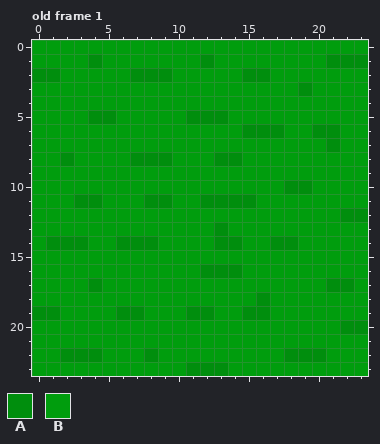
Two versions of one pixel-art file, graphics/grass2.ase. This is how it looked before the edit.
24x24 pixels, 9 frames. Shown: old frame 1.
Palette (. is transparent): A #008e0d  B #009d0d
Pixels before, old frame 1, first column x 0:
 0 BBBBBBBBBBBBBBBBBBBBBBBB
 1 BBBBABBBBBBBABBBBBBBBAAA
 2 AABBBBBAAABBBBBAABBBBBBB
 3 BBBBBBBBBBBBBBBBBBBABBBB
 4 BBBBBBBBBBBBBBBBBBBBBBBB
 5 BBBBAABBBBBAAABBBBBBBBBB
 6 BBBBBBBBBBBBBBBAAABBAABB
 7 BBBBBBBBBBBBBBBBBBBBBABB
 8 BBABBBBAAABBBAABBBBBBBBB
 9 BBBBBBBBBBBBBBBBBBBBBBBB
10 BBBBBBBBBBBBBBBBBBAABBBB
11 BBBAABBBAABBAAAABBBBBBBB
12 BBBBBBBBBBBBBBBBBBBBBBAA
13 BBBBBBBBBBBBBABBBBBBBBBB
14 BAAABBAAABBBBAABBAABBBBB
15 BBBBBBBBBBBBBBBBBBBBBBBB
16 BBBBBBBBBBBBAAABBBBBBBBB
17 BBBBABBBBBBBBBBBBBBBBAAB
18 BBBBBBBBBBBBBBBBABBBBBBB
19 AABBBBAABBBAABBAABBBBBBB
20 BBBBBBBBBBBBBBBBBBBBBBAA
21 BBBBBBBBBBBBBBBBBBBBBBBB
22 BBAAABBBABBBBBBBBBAAABBB
23 BBBBBBBBBBBAAABBBBBBBBBB
The result:
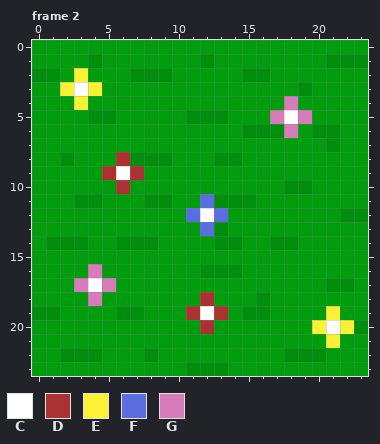
Colours new in this view: C #ffffff  D #ac3232  E #fbf236  F #5b6ee1  G #d77bba
A new or re-ordered frame is compared with the old frame closest to it.
Change:
frames 9 -> 10
Frame 2 is new; against old frame 1:
y 2: x 3 B -> E
y 3: x 2..4 BBB -> ECE
y 4: x 3 B -> E; x 18 B -> G
y 5: x 17..19 BBB -> GCG
y 6: x 18 B -> G
y 8: x 6 B -> D
y 9: x 5..7 BBB -> DCD
y 10: x 6 B -> D
y 11: x 12 A -> F
y 12: x 11..13 BBB -> FCF
y 13: x 12 B -> F
y 16: x 4 B -> G
y 17: x 3..5 BAB -> GCG
y 18: x 4 B -> G; x 12 B -> D
y 19: x 11..13 AAB -> DCD; x 21 B -> E
y 20: x 12 B -> D; x 20..22 BBA -> ECE
y 21: x 21 B -> E
